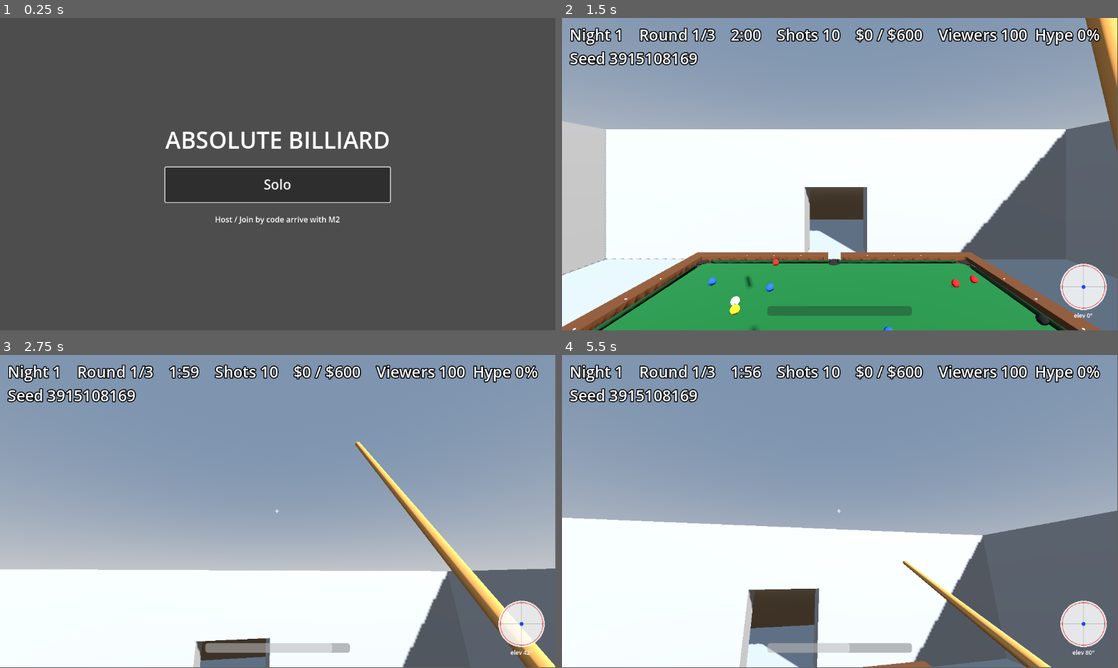
Above: before the commit, frames 1-4 (two rows, left to right).
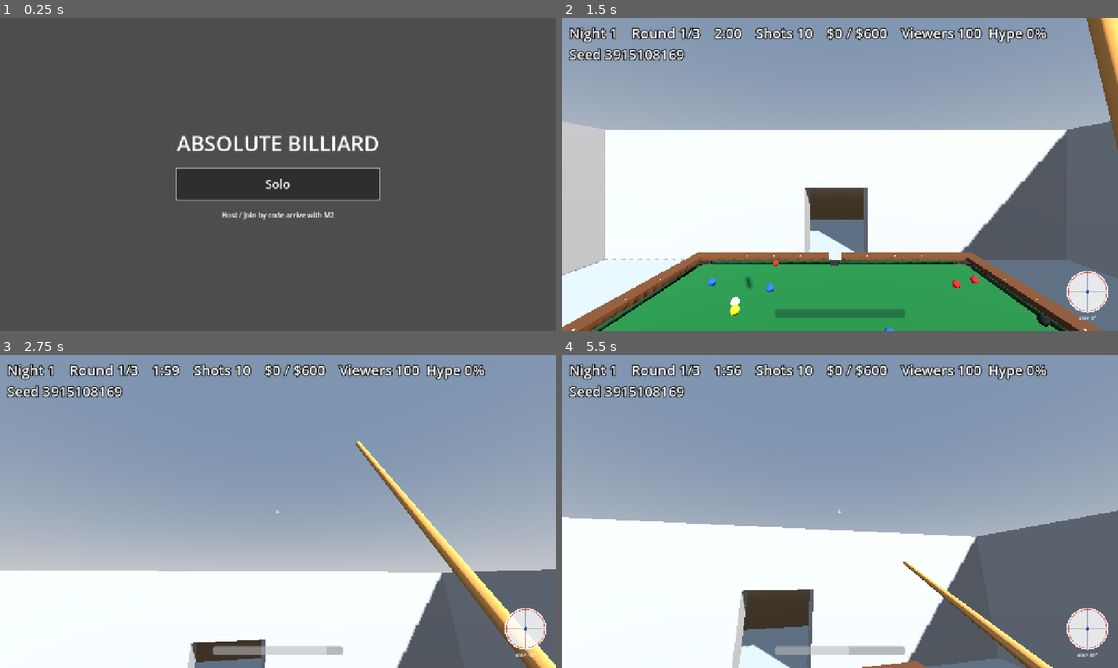
Above: after the commit, the same moments.

Repository: Cleans3/absolute-billiard
Game: Godot game, scene res://src/levels/Lobby.tscn
Two runs of this game, one before a commit and one after it. Both use one fixed random seed, a clock stepped at 60 frames per second and the inputs below.
Inputs (mouse positions are in pixels of both pictures, inside the frame that each line leads up to):
- Up to frame 1 (0.25 s): no input
- Up to frame 2 (1.5 s): click "Solo" at 0.5 s; click "Start Round" at 1.25 s
- Up to frame 3 (2.75 s): tap Enter at 2 s; move the mouse to (305, 508) at 2.02 s; hold E (elevate_up) from 2.03 s (still down); hold Right mouse button (shoot) from 2.03 s (still down); tap Space (jump) at 2.27 s
- Up to frame 4 (5.5 s): keep holding E (elevate_up); move the mouse to (812, 511) at 2.77 s; release Right mouse button (shoot) at 2.78 s; right-click (812, 511) at 2.85 s; tap Space (jump) at 3.02, 4.52, 5.27 s; move the mouse to (851, 505) at 3.52 s; hold Right mouse button (shoot) 3.53-4.28 s; move the mouse to (834, 514) at 4.27 s; right-click (834, 514) at 4.35 s; move the mouse to (878, 514) at 5.02 s; hold Right mouse button (shoot) from 5.03 s (still down)
In our replay, the window is 799x449 before the commit and 800x450 after it. These sizes can differ from the game's own. Grey fills any space a smaller window leaves; there, only what the larger window draws over its background counts as a difference.

The runs differ from the first frame. In frame 1, 3.2% of the frame differs, in the area x 29-71%, y 36-66%; in frame 2, 7.1%; in frame 3, 6.9%; in frame 4, 7.7%, in the area x 0-100%, y 0-100%.

Commit message:
docs+export: 08 Player v1 spec, P6–P9 rulings, export presets (Android/Linux/Windows/iOS/macOS), Android toolchain setup script (M0 prep)
Co-Authored-By: Claude Opus 5.5 (1M context) <noreply@anthropic.com>

Diff:
--- a/project.godot
+++ b/project.godot
@@ -17,6 +17,14 @@
 [autoload]
 
 NetManager="*res://src/core/net_manager.gd"
+
+[display]
+
+window/size/viewport_width=1280
+window/size/viewport_height=720
+window/stretch/mode="canvas_items"
+window/stretch/aspect="expand"
+window/handheld/orientation=4
 
 [file_customization]
 
@@ -151,3 +159,4 @@
 [rendering]
 
 renderer/rendering_method="mobile"
+textures/vram_compression/import_etc2_astc=true
Not shown, added: export_presets.cfg
Not shown, changed: .gitignore
Not shown, changed: CLAUDE.md
Not shown, changed: docs/plan/01-physics-table-balls.md
Not shown, changed: docs/plan/02-economy-loop.md
Not shown, changed: docs/plan/05-index.md
Not shown, changed: docs/plan/06-final-decisions.md
Not shown, added: docs/plan/08-player.md
Not shown, added: src/tools/setup_android_toolchain.sh
